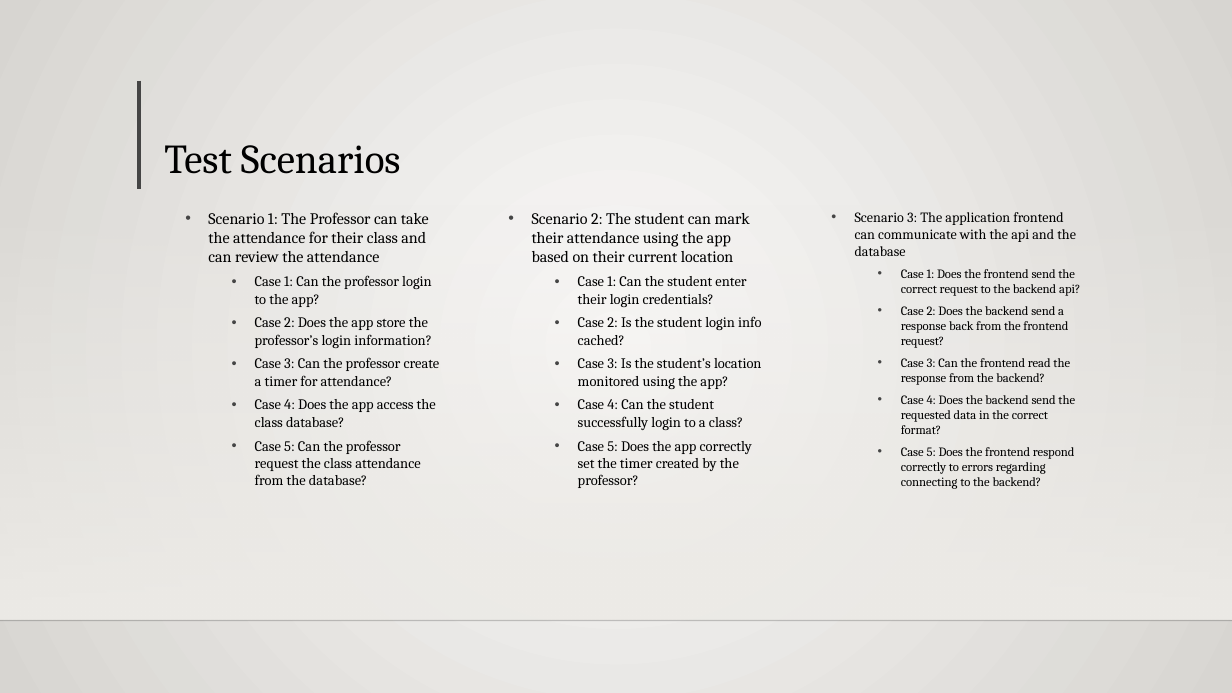
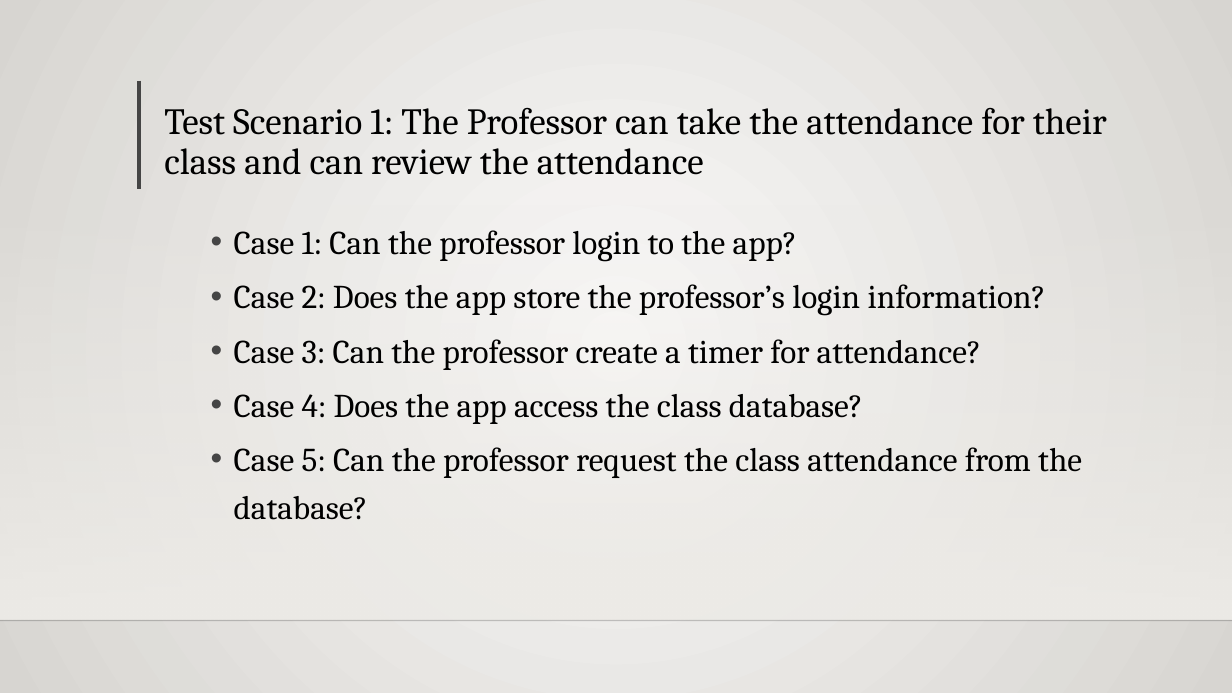
Before and after one commit to StewartSteven/Attend-In, a slide deck: slide 6 of FINAL_ATTEND-IN_Sprint_3 (2).pptx. Drawn at 1232x693 pixels with LibreOffice and Linux fonts; fonts in the diff are those of the drawing; background and template pictures are left out. Boxes give left, top, right and bottom in pixels: in the first picture for what was removed or moved away, otherwise in the second. Text is boxed around its words. In the diff, an @@ line names an element or a change of style, - is before the commit and + after.

```diff
--- a/FINAL_ATTEND-IN_Sprint_3 (2).pptx
+++ b/FINAL_ATTEND-IN_Sprint_3 (2).pptx
@@ title at (164,108,1107,175): text changed; size 32 to 28.8 pt @@
-Test Scenarios
+Test Scenario 1: The Professor can take the attendance for their class and can review the attendance
@@ text "Case 1: Can the professor ...": place and size @@
-text "Case 1: Can the professor ..." at (208,212,440,485)
+text "Case 1: Can the professor ..." at (234,230,1082,520)
@@ text "Case 1: Can the professor ..." at (234,230,1082,520): size 11.2 to 25.9 pt; line spacing 1 to 1.2 @@
@@ text at (208,212,429,262): paragraph removed @@
-• Scenario 1: The Professor can take the attendance for their class and can review the attendance
@@ text removed at (532,213,983,488) @@
-• Scenario 2: The student can mark their attendance using the app based on their current location
-  • Case 1: Can the student enter their login credentials?
-  • Case 2: Is the student login info cached?
-  • Case 3: Is the student’s location monitored using the app?
-  • Case 4: Can the student successfully login to a class?
-  • Case 5: Does the app correctly set the timer created by the professor?
@@ text removed at (855,212,1080,489) @@
-• Scenario 3: The application frontend can communicate with the api and the database
-  • Case 1: Does the frontend send the correct request to the backend api?
-  • Case 2: Does the backend send a response back from the frontend request?
-  • Case 3: Can the frontend read the response from the backend?
-  • Case 4: Does the backend send the requested data in the correct format?
-  • Case 5: Does the frontend respond correctly to errors regarding connecting to the backend?
```
Also in this commit, not shown: 3 other slides changed, 2 slides added.
